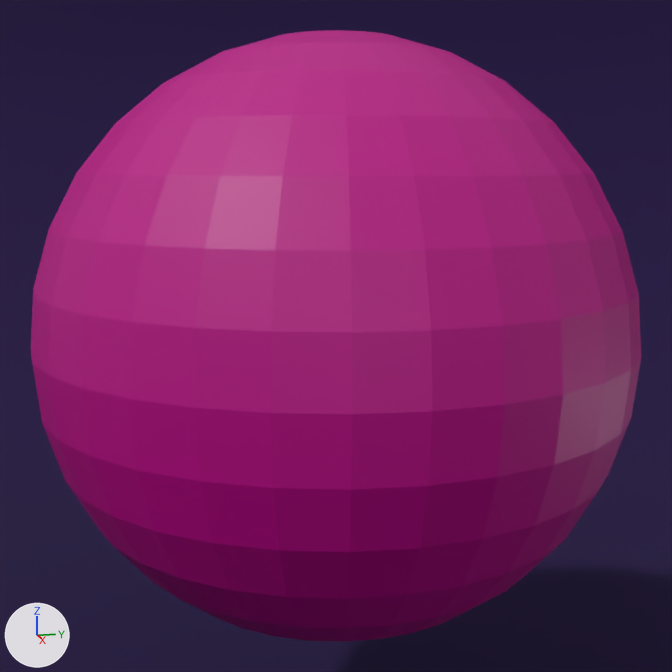
The Blender file BlenderProjects/melon.blend: old version first, new version second.
Both versions are drawn from a camera (50 mm lens) standing at (-2.61, -1.02, 3.05) and looking at (-6.51, -0.08, 2.29). The lights are fixed; the arrows at lower left show +X, +Y and +Z.
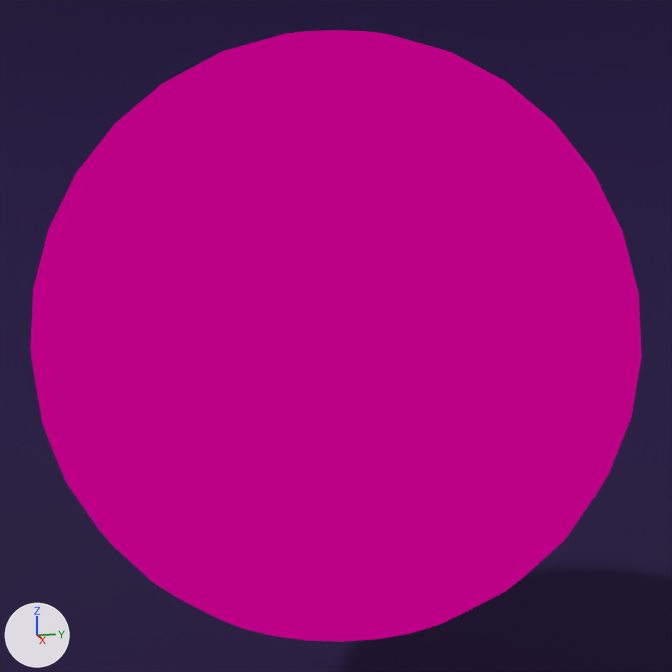
Boxes (x1, y1, x2, y2) around the edits, measured in the pictures (672 x 672 px):
'Sphere', recoloured
    both: (31, 30, 641, 642)

The change, as a list of edits to the scene's bpy script:
```text
Change mat_material:
    remove n0 = _N.new('ShaderNodeOutputMaterial'); n0.name = 'Material Output'
    remove n1 = _N.new('ShaderNodeBsdfPrincipled'); n1.name = 'Principled BSDF'
    remove n1.distribution = 'GGX'
    remove n1.subsurface_method = 'RANDOM_WALK_SKIN'
    where n2 = _N.new('ShaderNodeRGB'); n2.name = 'RGB'
    remove _L.new(n1.outputs[0], n0.inputs[0])  # 'BSDF' to 'Surface'
    remove _L.new(n2.outputs[0], n1.inputs[0])  # 'Color' to 'Base Color'
    add n0 = _N.new('ShaderNodeOutputMaterial'); n0.name = 'Material Output'
    add _L.new(n2.outputs[0], n0.inputs[0])  # 'Color' to 'Surface'
```
